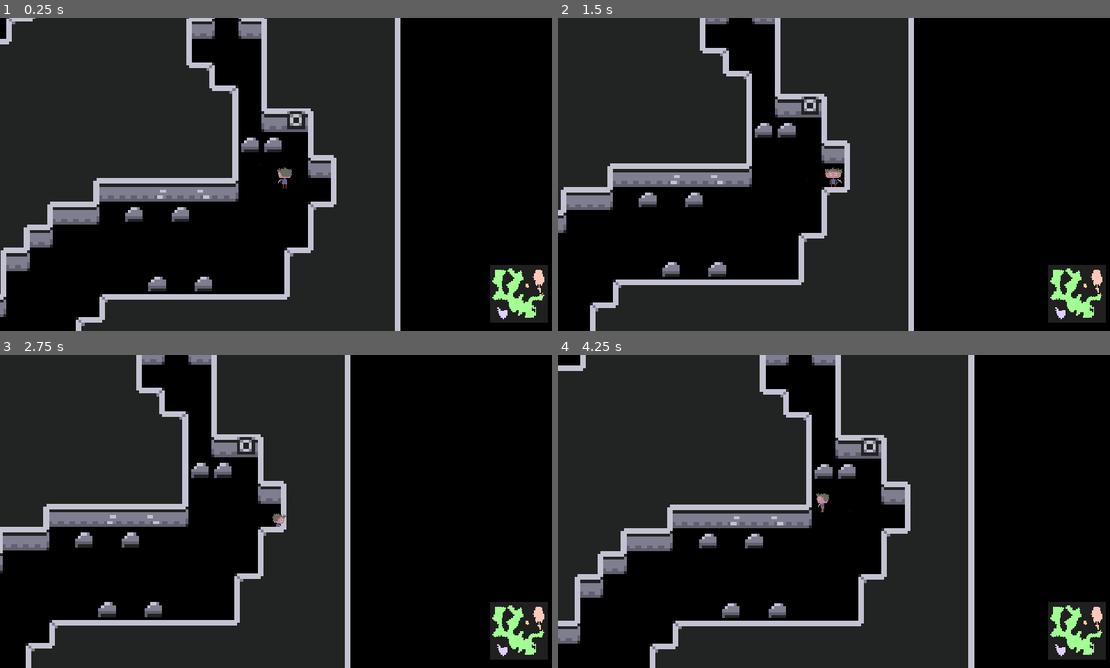
Above: before the commit, frames 1-4 (two rows, left to right).
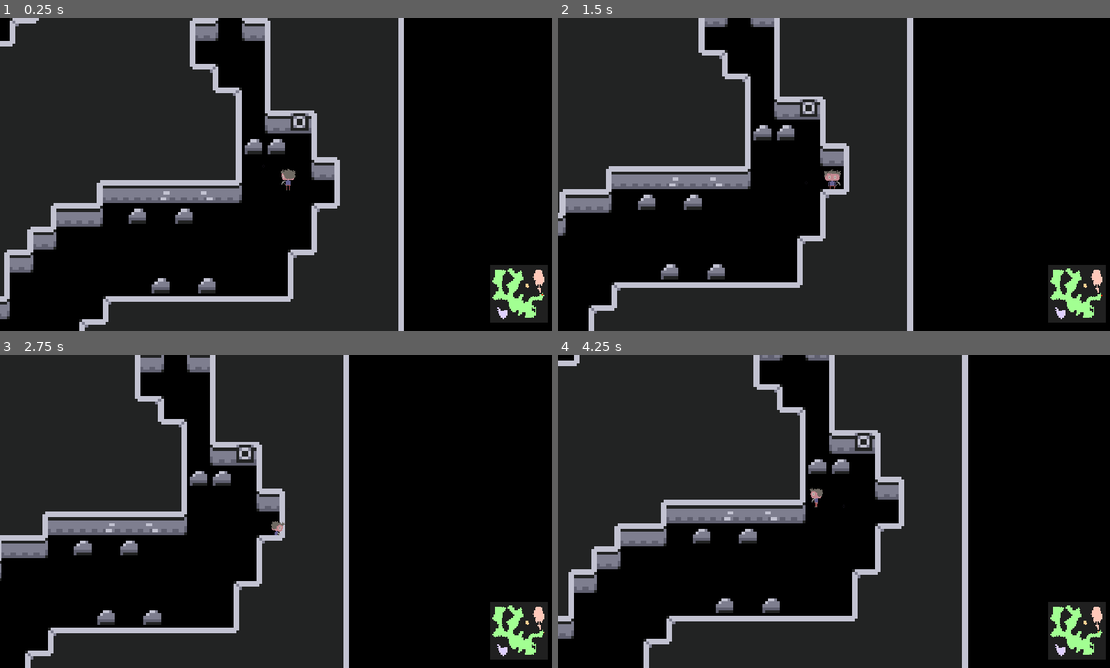
Above: after the commit, the same moments.

Repository: FrankJRix/minorman-game
Game: Godot game, scene res://classes/procedural_generation/ProceduralGeneration.tscn
Two runs of this game, one before a commit and one after it. Both use one fixed random seed, a clock stepped at 60 frames per second and the inputs below. This scene is started directly instead of the project's main scene.
Inputs (mouse positions are in pixels of both pictures, inside the frame that each line leads up to):
- Up to frame 1 (0.25 s): no input
- Up to frame 2 (1.5 s): tap Enter (test_fullscreen) at 0.5 s; move the mouse to (960, 158) at 0.52 s; press the mouse at (960, 158) at 0.53 s; hold D (move_east) 0.53-1.28 s; tap Space (jump) at 0.77 s; tap E (interact) at 0.8, 1.35 s; move the mouse to (723, 190) at 1.27 s; release the mouse at (723, 190) at 1.28 s; hold S (move_south) from 1.28 s (still down)
- Up to frame 3 (2.75 s): tap Space (jump) at 1.52 s; click (165, 527) at 1.55 s; move the mouse to (331, 442) at 2.02 s; release S (move_south) at 2.03 s; press the mouse at (331, 442) at 2.03 s; hold D (move_east) from 2.03 s (still down); tap E (interact) at 2.3 s
- Up to frame 4 (4.25 s): move the mouse to (806, 574) at 2.77 s; release D (move_east) at 2.78 s; release the mouse at (806, 574) at 2.78 s; hold W (move_north) 2.78-3.53 s; tap E (interact) at 2.85, 3.8 s; tap Space (jump) at 3.02, 3.77 s; click (806, 574) at 3.05 s; move the mouse to (1005, 558) at 3.52 s; hold A (move_west) from 3.53 s (still down); hold Shift (sprint) from 3.53 s (still down)

The runs differ from the first frame. In frame 1, 7.7% of the frame differs, in the area x 0-74%, y 0-100%; in frame 2, 5.0%; in frame 3, 9.1%; in frame 4, 14%, in the area x 0-76%, y 0-100%.
Error in both runs: Invalid get index 'jump' (on base: 'Dictionary'). (res://characters/player/norman_state_machine.gd:16)

Commit message:
Minor improv.

Diff:
--- a/00_MinorMan/characters/player/Norman.gd
+++ b/00_MinorMan/characters/player/Norman.gd
@@ -5,7 +5,9 @@
 
 const CROSSHAIR_DISTANCE = 200
 const CROSSHAIR_SMOOTHING = 0.2
-const CAMERA_TRESHOLD = 150
+
+const CAMERA_DISTANCE = 300
+const CAMERA_TRESHOLD = 290
 const CAMERA_SMOOTHING = 0.02
 const CAMERA_RESET_SMOOTHING = 0.01
 
@@ -24,7 +26,7 @@
 
 
 func move_camera():
-	var new_position = get_local_mouse_position().clamped(CROSSHAIR_DISTANCE)
+	var new_position = get_local_mouse_position().clamped(CAMERA_DISTANCE)
 	if new_position.length() > CAMERA_TRESHOLD:
 		camera.position = camera.position.linear_interpolate(new_position, CAMERA_SMOOTHING)
 	else:
--- a/00_MinorMan/characters/player/Norman.tscn
+++ b/00_MinorMan/characters/player/Norman.tscn
@@ -297,6 +297,7 @@
 texture = ExtResource( 1 )
 vframes = 12
 hframes = 5
+frame = 10
 
 [node name="HitTrail" parent="." instance=ExtResource( 3 )]
 z_index = 10
--- a/00_MinorMan/classes/entity/Entity.gd
+++ b/00_MinorMan/classes/entity/Entity.gd
@@ -92,7 +92,7 @@
 		return
 	if self.has_node("States/Stagger"):
 		$States/Stagger.knockback_direction = (attacker.global_position - global_position).normalized() # è un'idea, da valutare
-	$Health.take_damage(amount, effect) # da inserire, eventualmente nella classe Entity
+	$Health.take_damage(amount, effect) # da inserire
 
 
 func set_dead(value):
--- a/00_MinorMan/classes/entity/Entity.tscn
+++ b/00_MinorMan/classes/entity/Entity.tscn
@@ -10,8 +10,8 @@
 [node name="CollisionShape2D" type="CollisionShape2D" parent="."]
 shape = SubResource( 1 )
 
-[node name="Spritesheet" type="AnimationPlayer" parent="."]
+[node name="SpriteSheetAnim" type="AnimationPlayer" parent="."]
 
-[node name="Cutout" type="AnimationPlayer" parent="."]
+[node name="CutoutAnim" type="AnimationPlayer" parent="."]
 
 [node name="Sprite" type="Sprite" parent="."]
--- a/00_MinorMan/classes/procedural_generation/ProceduralGeneration.gd
+++ b/00_MinorMan/classes/procedural_generation/ProceduralGeneration.gd
@@ -33,6 +33,11 @@
 
 func initialize_map():
 	map = []
+
+	largest_tunnel = {
+	"id": 0,
+	"area": 0
+	}
 
 	for i in CAVE_WIDTH:
 		map.append([])
@@ -149,12 +154,11 @@
 	var point_on_map = fetch_spawn_point()
 	var point_in_world = tilemap.map_to_world(point_on_map) * tilemap.scale.x
 
-	print(point_on_map)
-	print(point_in_world)
-
 	$YSort/Norman.position = point_in_world
 
 
+# Ovviamente qui c'è un bug. Perché i vicini che conto stanno sulla generazione precedente. Però il comportamento è interessante,
+# perché sembra introdurre un bias selettivo che aggiunge, piuttosto che togliere.
 func fetch_spawn_point():
 	var ideal_spawn
 
@@ -166,7 +170,7 @@
 
 	if  not ideal_spawn:
 		print("Could not find suitable spawn point.")
-		ideal_spawn = Vector2(-20, -20)
+		setup()
 
 	return ideal_spawn
 
--- a/00_MinorMan/classes/procedural_generation/ProceduralGeneration.tscn
+++ b/00_MinorMan/classes/procedural_generation/ProceduralGeneration.tscn
@@ -36,10 +36,10 @@
 }
 
 [node name="ViewportContainer" type="ViewportContainer" parent="CanvasLayer/CenterContainer"]
-margin_left = 27.0
-margin_top = 27.0
-margin_right = 227.0
-margin_bottom = 227.0
+margin_left = 28.0
+margin_top = 28.0
+margin_right = 228.0
+margin_bottom = 228.0
 rect_min_size = Vector2( 200, 200 )
 stretch = true
 __meta__ = {
--- a/00_MinorMan/classes/procedural_generation/Walls.gd
+++ b/00_MinorMan/classes/procedural_generation/Walls.gd
@@ -1,6 +1,4 @@
 extends TileMap
-
-signal tile_updated(tile)
 
 var current_map
 
